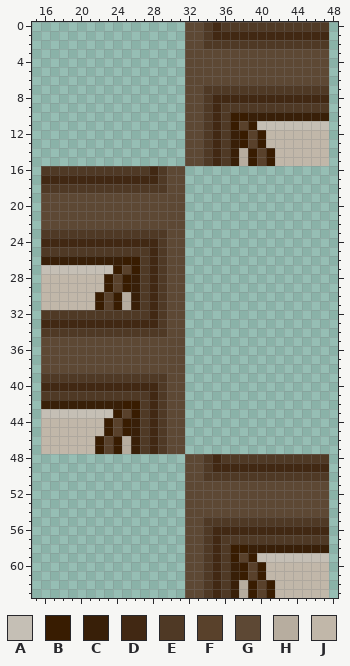
Edited in one commit: pixel-art sprite (Resources/Textures/Civ14/Structures/Walls/medieval.rsi/medieval7.png). This is how it looked before the edit.
The file is 64x64 pixels. Shown: x 15..48, y 0..63.
Palette (. is transparent): A #c5bfb5  B #381c01  C #381f08  D #412813  E #4f3925  F #59412b  G #5d4834  H #b7ad9f  J #c1b7a9
Pixels before, first column x 16:
 0 ................GGEDEEEEEEEEEEEE
 1 ................GGEDDDDDDDDDDDDD
 2 ................GGEEEEEEEEEEEEEE
 3 ................GGGGGGGGGGGGGGGG
 4 ................GGGGGGGGGGGGGGGG
 5 ................GGGGGGGGGGGGGGGG
 6 ................GGGGGGGGGGGGGGGG
 7 ................GGEEEEEEEEEEEEEE
 8 ................GGEDDDDDDDDDDDDD
 9 ................GGEDEEEEEEEEEEEE
10 ................GGEDEBBCCCCCCCCC
11 ................GGEDEBFBAAAAAAAA
12 ................GGEDECBFBJJJJJJJ
13 ................GGEDECBFBJJJJJJJ
14 ................GGEDECHBFBJJJJJJ
15 ................GGEDECHBFBJJJJJJ
16 EEEEEEEEEEEEDEGG................
17 DDDDDDDDDDDDDEGG................
18 EEEEEEEEEEEEEEGG................
19 GGGGGGGGGGGGGGGG................
20 GGGGGGGGGGGGGGGG................
21 GGGGGGGGGGGGGGGG................
22 GGGGGGGGGGGGGGGG................
23 EEEEEEEEEEEEEEGG................
24 DDDDDDDDDDDDDEGG................
25 EEEEEEEEEEEEDEGG................
26 CCCCCCCCCBBEDEGG................
27 AAAAAAAABFBEDEGG................
28 JJJJJJJBFBCEDEGG................
29 JJJJJJJBFBCEDEGG................
30 JJJJJJBFBHCEDEGG................
31 JJJJJJBFBHCEDEGG................
32 EEEEEEEEEEEEDEGG................
33 DDDDDDDDDDDDDEGG................
34 EEEEEEEEEEEEEEGG................
35 GGGGGGGGGGGGGGGG................
36 GGGGGGGGGGGGGGGG................
37 GGGGGGGGGGGGGGGG................
38 GGGGGGGGGGGGGGGG................
39 EEEEEEEEEEEEEEGG................
40 DDDDDDDDDDDDDEGG................
41 EEEEEEEEEEEEDEGG................
42 CCCCCCCCCBBEDEGG................
43 AAAAAAAABFBEDEGG................
44 JJJJJJJBFBCEDEGG................
45 JJJJJJJBFBCEDEGG................
46 JJJJJJBFBHCEDEGG................
47 JJJJJJBFBHCEDEGG................
48 ................GGEDEEEEEEEEEEEE
49 ................GGEDDDDDDDDDDDDD
50 ................GGEEEEEEEEEEEEEE
51 ................GGGGGGGGGGGGGGGG
52 ................GGGGGGGGGGGGGGGG
53 ................GGGGGGGGGGGGGGGG
54 ................GGGGGGGGGGGGGGGG
55 ................GGEEEEEEEEEEEEEE
56 ................GGEDDDDDDDDDDDDD
57 ................GGEDEEEEEEEEEEEE
58 ................GGEDEBBCCCCCCCCC
59 ................GGEDEBFBAAAAAAAA
60 ................GGEDECBFBJJJJJJJ
61 ................GGEDECBFBJJJJJJJ
62 ................GGEDECHBFBJJJJJJ
63 ................GGEDECHBFBJJJJJJ
And afterwards:
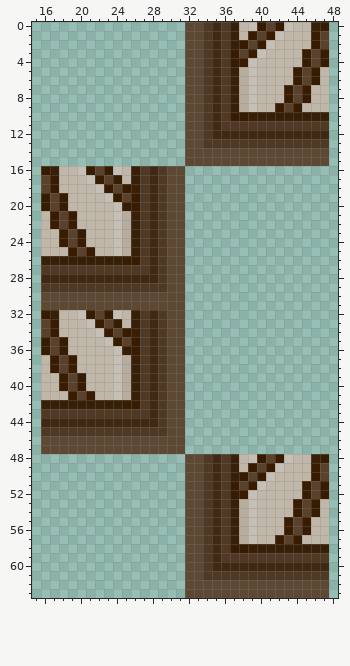
Edits made:
Changed rows in their new state; - is an unchanged pixel.
first column x 16:
 0 ---------------------CJABFBAJJCB
 1 --------------------ECJBFBAJJJBF
 2 -------------------D-CBFBAJJJJBF
 3 ------------------EDEBFBAJJJJBFB
 4 ------------------EDEBBAJJJJJBFB
 5 ------------------EDECHAJJJJBFBJ
 6 ------------------EDECHAJJJJBFBJ
 7 -------------------D-CHAJJJBFBJJ
 8 --------------------ECHAJJJBFBJJ
 9 ---------------------CHAJJBFBJJJ
11 ---------------------EEEEEEEEEEE
12 --------------------DDDDDDDDDDDD
13 -------------------E-EEEEEEEEEEE
14 ------------------GGGGGGGGGGGGGG
15 ------------------GGGGGGGGGGGGGG
16 BCJJABFBAJC---------------------
17 FBJJJABFBJCE--------------------
18 FBJJJJABFBC-D-------------------
19 BFBJJJJABFBEDE------------------
20 BFBJJJJJABBEDE------------------
21 JBFBJJJJAHCEDE------------------
22 JBFBJJJJAHCEDE------------------
23 JJBFBJJJAHC-D-------------------
24 JJBFBJJJAHCE--------------------
25 JJJBFBJJAHC---------------------
27 EEEEEEEEEEE---------------------
28 DDDDDDDDDDDD--------------------
29 EEEEEEEEEEE-E-------------------
30 GGGGGGGGGGGGGG------------------
31 GGGGGGGGGGGGGG------------------
32 BCJJABFBAJC---------------------
33 FBJJJABFBJCE--------------------
34 FBJJJJABFBC-D-------------------
35 BFBJJJJABFBEDE------------------
36 BFBJJJJJABBEDE------------------
37 JBFBJJJJAHCEDE------------------
38 JBFBJJJJAHCEDE------------------
39 JJBFBJJJAHC-D-------------------
40 JJBFBJJJAHCE--------------------
41 JJJBFBJJAHC---------------------
43 EEEEEEEEEEE---------------------
44 DDDDDDDDDDDD--------------------
45 EEEEEEEEEEE-E-------------------
46 GGGGGGGGGGGGGG------------------
47 GGGGGGGGGGGGGG------------------
48 ---------------------CJABFBAJJCB
49 --------------------ECJBFBAJJJBF
50 -------------------D-CBFBAJJJJBF
51 ------------------EDEBFBAJJJJBFB
52 ------------------EDEBBAJJJJJBFB
53 ------------------EDECHAJJJJBFBJ
54 ------------------EDECHAJJJJBFBJ
55 -------------------D-CHAJJJBFBJJ
56 --------------------ECHAJJJBFBJJ
57 ---------------------CHAJJBFBJJJ
59 ---------------------EEEEEEEEEEE
60 --------------------DDDDDDDDDDDD
61 -------------------E-EEEEEEEEEEE
62 ------------------GGGGGGGGGGGGGG
63 ------------------GGGGGGGGGGGGGG
